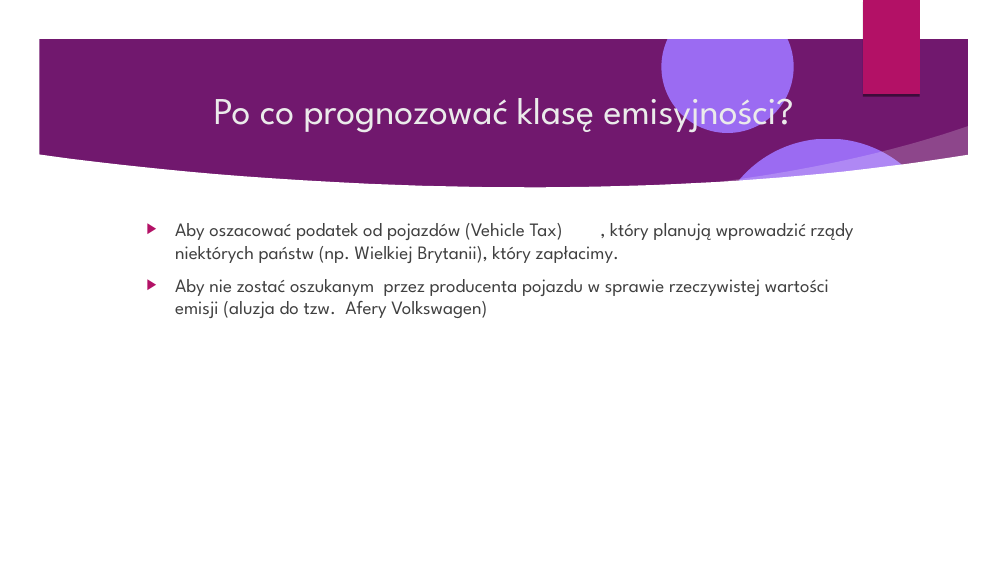
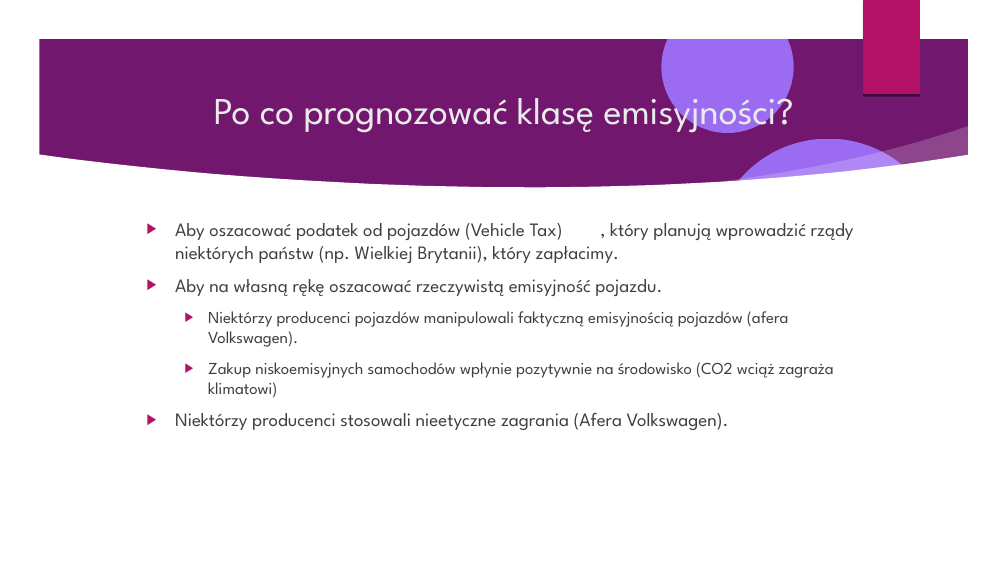
Before and after one commit to Pawel-Tomasz-Nowak/Scientific-collaboration, a slide deck: slide 3 of EmissionAnalysis/Prezentacja projektu.odp. Drawn at 1008x567 pixels with LibreOffice and Linux fonts; fonts in the diff are those of the drawing; background and template pictures are left out. Boxes give left, top, right and bottom in pixels: in the first picture for what was removed or moved away, otherwise in the second. Text is boxed around its words. In the diff, an @@ line names an element or a change of style, - is before the commit and + after.

```diff
--- a/EmissionAnalysis/Prezentacja projektu.odp
+++ b/EmissionAnalysis/Prezentacja projektu.odp
@@ text at [175, 279, 834, 430]: text changed; size 18 to 16 pt @@
-▶ Aby nie zostać oszukanym przez producenta pojazdu w sprawie rzeczywistej wartości emisji (aluzja do tzw. Afery Volkswagen)
+▶ Aby na własną rękę oszacować rzeczywistą emisyjność pojazdu.
+  ▶ Niektórzy producenci pojazdów manipulowali faktyczną emisyjnością pojazdów (afera Volkswagen).
+  ▶ Zakup niskoemisyjnych samochodów wpłynie pozytywnie na środowisko (CO2 wciąż zagraża klimatowi)
+▶ Niektórzy producenci stosowali nieetyczne zagrania (Afera Volkswagen).
```
Also in this commit, not shown: 19 other slides changed, 3 slides added, 3 slides removed, 2 other files.
